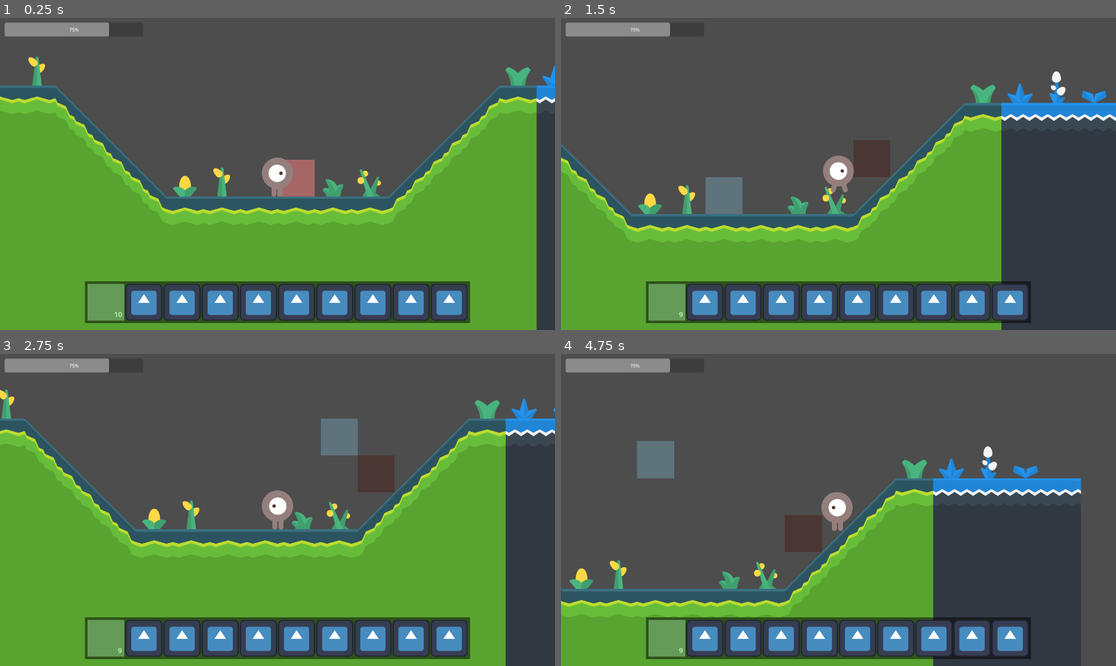
Above: before the commit, frames 1-4 (two rows, left to right).
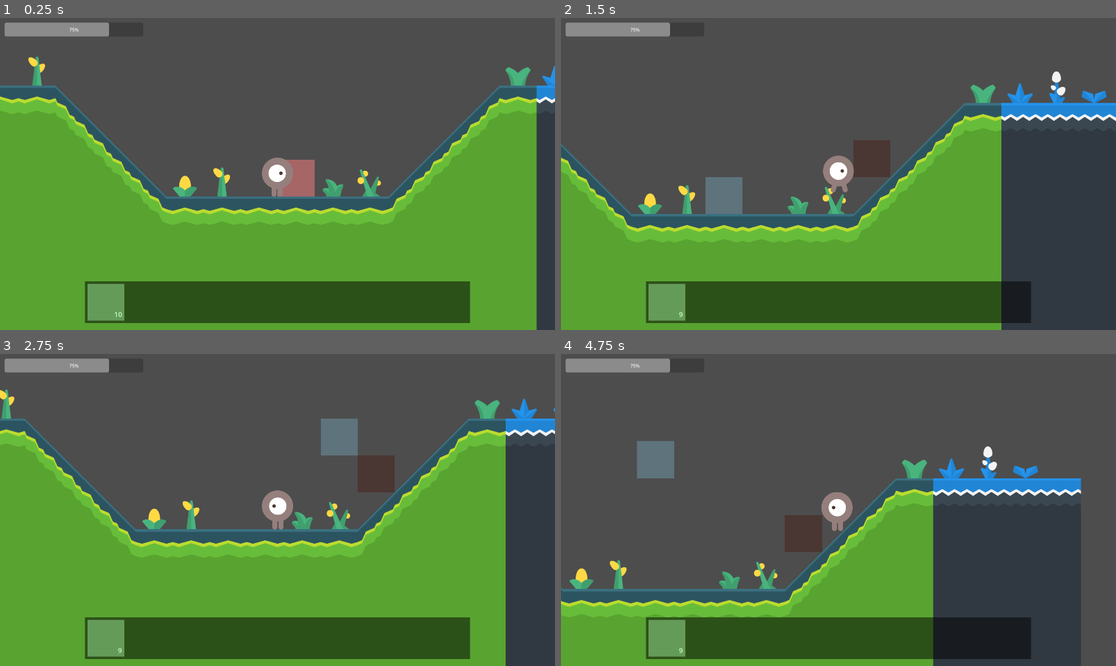
Above: after the commit, the same moments.

Repository: ichi-pg/godot-craft
Game: Godot game, scene res://main/main.tscn
Same seed, same stepped clock (60 frames per second), same inputs: the game is played once before the commit and once after it. The engine's default icon, where the game draws it, is replaced by a stand-in: a white triangle on a blue panel in a dark square.
Inputs (mouse positions are in pixels of both pictures, inside the frame that each line leads up to):
- Up to frame 1 (0.25 s): no input
- Up to frame 2 (1.5 s): tap Enter at 0.5 s; move the mouse to (960, 158) at 0.52 s; press the mouse at (960, 158) at 0.53 s; hold D (move_right) from 0.53 s (still down); tap Space (battle_jump) at 0.77 s; move the mouse to (727, 189) at 1.27 s; release the mouse at (727, 189) at 1.28 s; tap Shift (battle_dodge) at 1.35 s
- Up to frame 3 (2.75 s): tap Space (battle_jump) at 1.52, 2 s; move the mouse to (333, 441) at 2.02 s; release D (move_right) at 2.03 s; hold A (move_left) from 2.03 s (still down); right-click (333, 441) at 2.1 s
- Up to frame 4 (4.75 s): move the mouse to (810, 572) at 2.77 s; release A (move_left) at 2.78 s; hold D (move_right) 2.78-4.28 s; tap Q (battle_heal) at 2.85 s; tap Space (battle_jump) at 3.02, 3.77, 4.52 s; move the mouse to (1005, 556) at 3.52 s; hold Mouse wheel down (hotbar_down) 3.53-4.28 s; move the mouse to (672, 463) at 4.27 s; hold A (move_left) from 4.28 s (still down); tap Mouse wheel up (hotbar_up) at 4.35 s

The runs differ from the first frame. In frame 1, 6.9% of the frame differs, in the area x 22-85%, y 85-97%; in frame 2, 6.9%; in frame 3, 6.9%; in frame 4, 6.8%.

Commit message:
Update drag item

Diff:
--- a/item/item.gd
+++ b/item/item.gd
@@ -1,8 +1,6 @@
 extends TextureRect
 
 class_name Item
-
-const null_texture = preload("res://main/icon.svg")
 
 var category = Common.ItemCategory.NULL
 var item_id = 0
@@ -17,11 +15,14 @@
 	self.amount = amount
 	match category:
 		Common.ItemCategory.NULL:
-			texture = null_texture
+			$Label.visible = false
+			modulate.a = 0
+			return
 		Common.ItemCategory.TILE:
 			texture = Common.get_level_atlas(item_id)
 	$Label.text = str(amount)
-	$Label.visible = category != Common.ItemCategory.NULL
+	$Label.visible = true
+	modulate.a = 1
 
 
 func increment(amount):
@@ -32,13 +33,17 @@
 func _get_drag_data(at_position):
 	if category == Common.ItemCategory.NULL:
 		return null
-	var preview = Control.new()
 	var item = duplicate()
 	item.position -= size * 0.5
+	var preview = Control.new()
+	preview.modulate.a =  0.5
+	preview.z_index = 100
 	preview.add_child(item)
 	set_drag_preview(preview)
 	# TODO cache
-	# TODO visible
+	# TODO disable level target
+	# TODO self modulate.a
+	# TODO split number
 	return self
 
 
@@ -52,5 +57,4 @@
 	var amount = self.amount
 	init(item.category, item.item_id, item.amount)
 	item.init(category, item_id, amount)
-	# TODO drop on level
 	# TODO ignore selector
--- a/item/item.tscn
+++ b/item/item.tscn
@@ -26,3 +26,5 @@
 theme_override_font_sizes/font_size = 24
 text = "123"
 horizontal_alignment = 2
+
+[connection signal="mouse_entered" from="." to="." method="_on_mouse_entered"]
--- /dev/null
+++ b/main/empty.gd
@@ -0,0 +1,11 @@
+extends ColorRect
+
+
+func _can_drop_data(at_position, data):
+	return data is Item
+
+
+func _drop_data(at_position, item):
+	item.init(Common.ItemCategory.NULL, 0, 0)
+	# TODO from inventory
+	# TODO drop
--- a/main/main.tscn
+++ b/main/main.tscn
@@ -9,6 +9,7 @@
 [ext_resource type="Script" path="res://level/level.gd" id="4_jceth"]
 [ext_resource type="Script" path="res://main/hud.gd" id="8_pkfmd"]
 [ext_resource type="Script" path="res://item/hotbar.gd" id="9_0pegt"]
+[ext_resource type="Script" path="res://main/empty.gd" id="9_lsyym"]
 [ext_resource type="Script" path="res://item/inventory.gd" id="9_wpset"]
 [ext_resource type="Script" path="res://player/health.gd" id="11_63l4i"]
 
@@ -72,6 +73,15 @@
 [node name="HUD" type="CanvasLayer" parent="."]
 script = ExtResource("8_pkfmd")
 
+[node name="Empty" type="ColorRect" parent="HUD"]
+anchors_preset = 15
+anchor_right = 1.0
+anchor_bottom = 1.0
+grow_horizontal = 2
+grow_vertical = 2
+color = Color(1, 1, 1, 0)
+script = ExtResource("9_lsyym")
+
 [node name="Hotbar" type="ColorRect" parent="HUD"]
 anchors_preset = 7
 anchor_left = 0.5
@@ -100,6 +110,7 @@
 offset_top = 8.0
 offset_right = 136.0
 offset_bottom = 136.0
+mouse_filter = 2
 color = Color(0.501961, 1, 0.501961, 0.501961)
 
 [node name="Inventory" type="ColorRect" parent="HUD"]
Not shown: 1 places in main/main.tscn that only renumber resources
